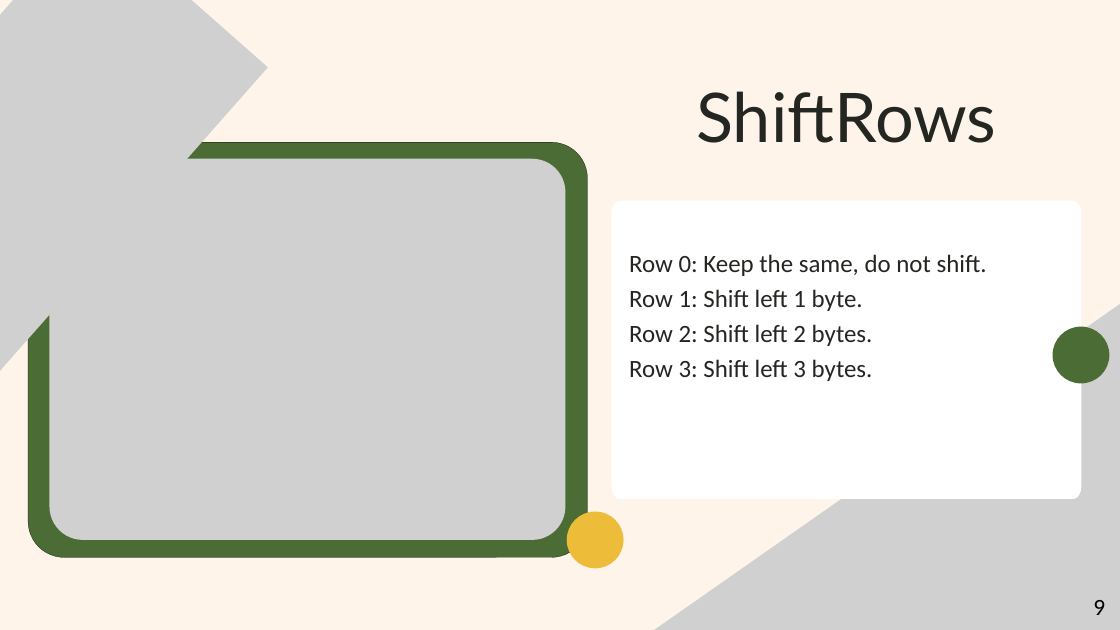
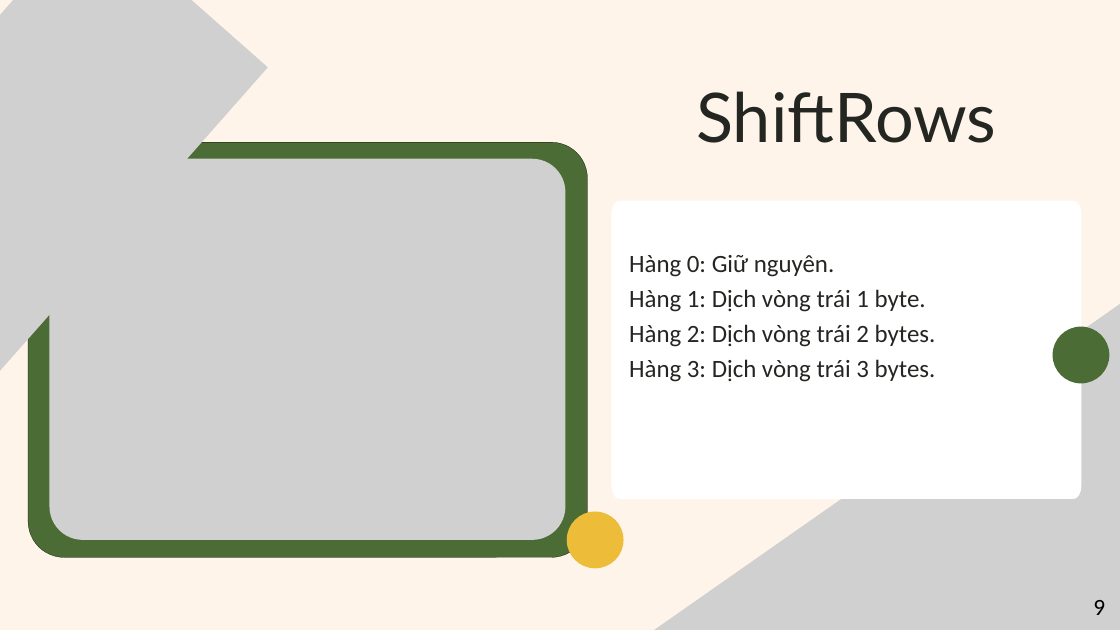
Before and after one commit to nokiddig/AES-XTS-Custom, a slide deck: slide 9 of Slide/Green and Yellow Illustration Digital Literacy Presentation.pptx. Drawn at 1120x630 pixels with LibreOffice and Linux fonts; fonts in the diff are those of the drawing; grey boxes stand for pictures. Boxes give left, top, right and bottom in pixels: in the first picture for what was removed or moved away, otherwise in the second. Text is boxed around its words. In the diff, an @@ line names an element or a change of style, - is before the commit and + after.

```diff
--- a/Slide/Green and Yellow Illustration Digital Literacy Presentation.pptx
+++ b/Slide/Green and Yellow Illustration Digital Literacy Presentation.pptx
@@ text at (629,255,936,382): text changed @@
-Row 0: Keep the same, do not shift.
-Row 1: Shift left 1 byte.
-Row 2: Shift left 2 bytes.
-Row 3: Shift left 3 bytes.
+Hàng 0: Giữ nguyên.
+Hàng 1: Dịch vòng trái 1 byte.
+Hàng 2: Dịch vòng trái 2 bytes.
+Hàng 3: Dịch vòng trái 3 bytes.
```
Also in this commit, not shown: 8 other slides changed, 6 slides added, 4 slides removed, 14 other files.
